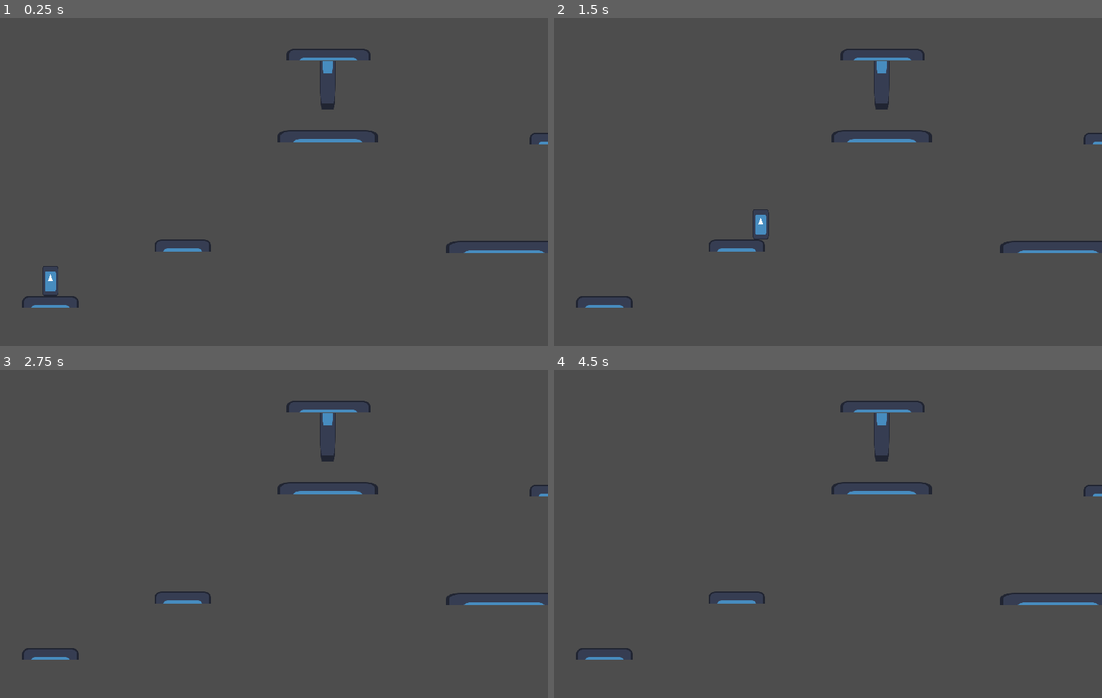
Above: before the commit, frames 1-4 (two rows, left to right).
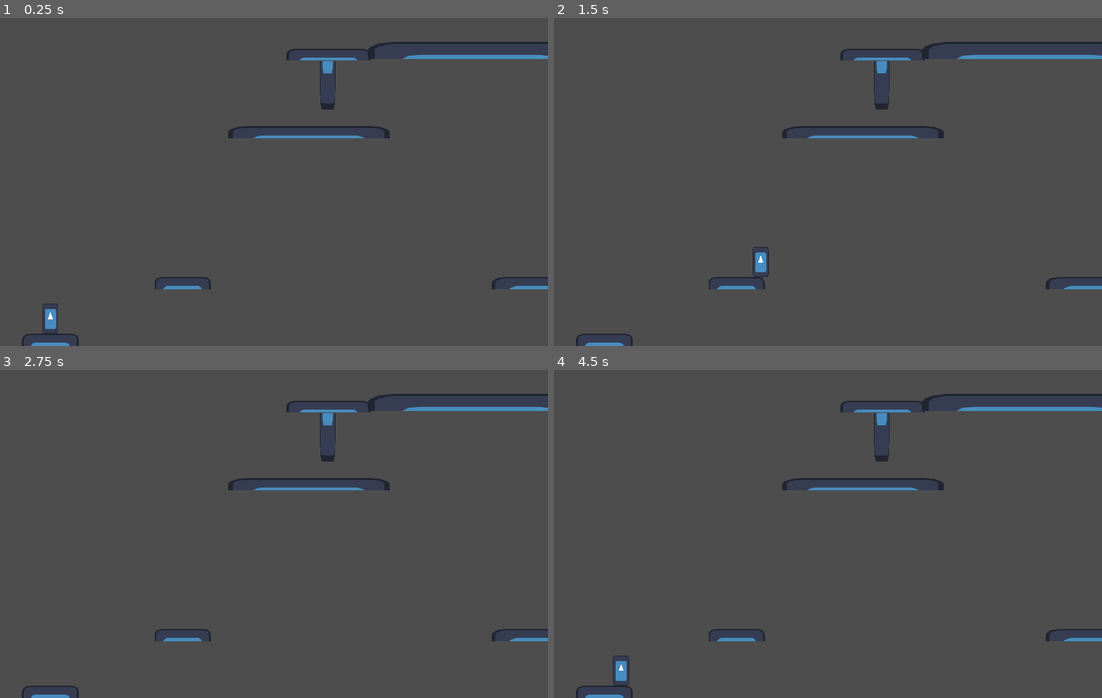
Above: after the commit, the same moments.

Repository: DeVelox/Niro
Game: Godot game, scene res://scenes/lukaslevel.tscn
The game is run twice, just before and just after one commit, with the same random seed, the same clock (stepped at 60 frames per second) and the same inputs. This scene is started directly instead of the project's main scene. The engine's default icon, where the game draws it, is replaced by a stand-in: a white triangle on a blue panel in a dark square.
Inputs:
- Up to frame 1 (0.25 s): no input
- Up to frame 2 (1.5 s): tap Enter at 0.5 s; hold D (right) from 0.53 s (still down); tap S (crouch) at 0.6 s; tap W (jump) at 0.77 s; tap Shift (dash) at 1.35 s
- Up to frame 3 (2.75 s): tap W (jump) at 1.52 s; release D (right) at 2.03 s; hold A (left) from 2.03 s (still down); tap S (crouch) at 2.1 s
- Up to frame 4 (4.5 s): release A (left) at 2.78 s; hold D (right) 2.78-4.28 s; tap Shift (dash) at 2.85, 4.35 s; tap W (jump) at 3.02, 3.77 s; tap R (reset) at 3.5, 4.25 s; tap S (crouch) at 3.6 s; hold A (left) from 4.28 s (still down)

The runs differ from the first frame. In frame 1, 2.4% of the frame differs, in the area x 4-100%, y 7-100%; in frame 2, 2.4%; in frame 3, 2.1%; in frame 4, 2.2%.

Commit message:
Updated tutorial level

Diff:
--- a/scenes/lukaslevel.tscn
+++ b/scenes/lukaslevel.tscn
@@ -9,7 +9,7 @@
 [node name="Level" type="Node2D"]
 
 [node name="Platform1" type="CharacterBody2D" parent="." groups=["platforms"]]
-position = Vector2(64, 424)
+position = Vector2(64, 472)
 scale = Vector2(0.56, 0.48)
 collision_layer = 8
 collision_mask = 3
@@ -23,7 +23,7 @@
 shape = SubResource("RectangleShape2D_nobot")
 
 [node name="Platform2" type="CharacterBody2D" parent="." groups=["platforms"]]
-position = Vector2(232, 352)
+position = Vector2(232, 400)
 scale = Vector2(0.56, 0.48)
 collision_layer = 8
 collision_mask = 3
@@ -37,8 +37,8 @@
 shape = SubResource("RectangleShape2D_nobot")
 
 [node name="Platform3" type="CharacterBody2D" parent="." groups=["platforms"]]
-position = Vector2(640, 354)
-scale = Vector2(1.16, 0.48)
+position = Vector2(696, 400)
+scale = Vector2(1.12001, 0.48)
 collision_layer = 8
 collision_mask = 3
 
@@ -51,7 +51,7 @@
 shape = SubResource("RectangleShape2D_nobot")
 
 [node name="Platform4" type="CharacterBody2D" parent="." groups=["platforms"]]
-position = Vector2(708, 216)
+position = Vector2(760, 208)
 scale = Vector2(0.56, 0.48)
 collision_layer = 8
 collision_mask = 3
@@ -65,8 +65,8 @@
 shape = SubResource("RectangleShape2D_nobot")
 
 [node name="Platform5" type="CharacterBody2D" parent="." groups=["platforms"]]
-position = Vector2(416, 213)
-scale = Vector2(1, 0.48)
+position = Vector2(392, 208)
+scale = Vector2(1.6, 0.48)
 collision_layer = 8
 collision_mask = 3
 
@@ -79,8 +79,8 @@
 shape = SubResource("RectangleShape2D_nobot")
 
 [node name="Wall1" type="CharacterBody2D" parent="." groups=["platforms"]]
-position = Vector2(707, 285)
-scale = Vector2(0.119995, 3.8)
+position = Vector2(760, 304)
+scale = Vector2(0.119995, 6.2)
 collision_layer = 136
 collision_mask = 3
 
@@ -121,4 +121,47 @@
 shape = SubResource("RectangleShape2D_nobot")
 
 [node name="Player" parent="." instance=ExtResource("2_kktt2")]
-position = Vector2(64, 392)
+position = Vector2(64, 440)
+
+[node name="Wall3" type="CharacterBody2D" parent="." groups=["platforms"]]
+position = Vector2(760, 88)
+scale = Vector2(0.15154, -1.91897)
+collision_layer = 136
+collision_mask = 3
+
+[node name="Sprite2D" type="Sprite2D" parent="Wall3"]
+texture = ExtResource("1_w84an")
+region_enabled = true
+region_rect = Rect2(0, 0, 128, 32)
+
+[node name="CollisionShape2D" type="CollisionShape2D" parent="Wall3"]
+shape = SubResource("RectangleShape2D_nobot")
+
+[node name="Platform7" type="CharacterBody2D" parent="." groups=["platforms"]]
+position = Vector2(608, 104)
+scale = Vector2(2.2, 0.683)
+collision_layer = 8
+collision_mask = 3
+
+[node name="Sprite2D" type="Sprite2D" parent="Platform7"]
+texture = ExtResource("1_w84an")
+region_enabled = true
+region_rect = Rect2(0, 0, 128, 32)
+
+[node name="CollisionShape2D" type="CollisionShape2D" parent="Platform7"]
+scale = Vector2(1, 0.667)
+shape = SubResource("RectangleShape2D_nobot")
+
+[node name="Wall4" type="CharacterBody2D" parent="." groups=["platforms"]]
+position = Vector2(760, 88)
+scale = Vector2(0.15154, -1.91897)
+collision_layer = 136
+collision_mask = 3
+
+[node name="Sprite2D" type="Sprite2D" parent="Wall4"]
+texture = ExtResource("1_w84an")
+region_enabled = true
+region_rect = Rect2(0, 0, 128, 32)
+
+[node name="CollisionShape2D" type="CollisionShape2D" parent="Wall4"]
+shape = SubResource("RectangleShape2D_nobot")
